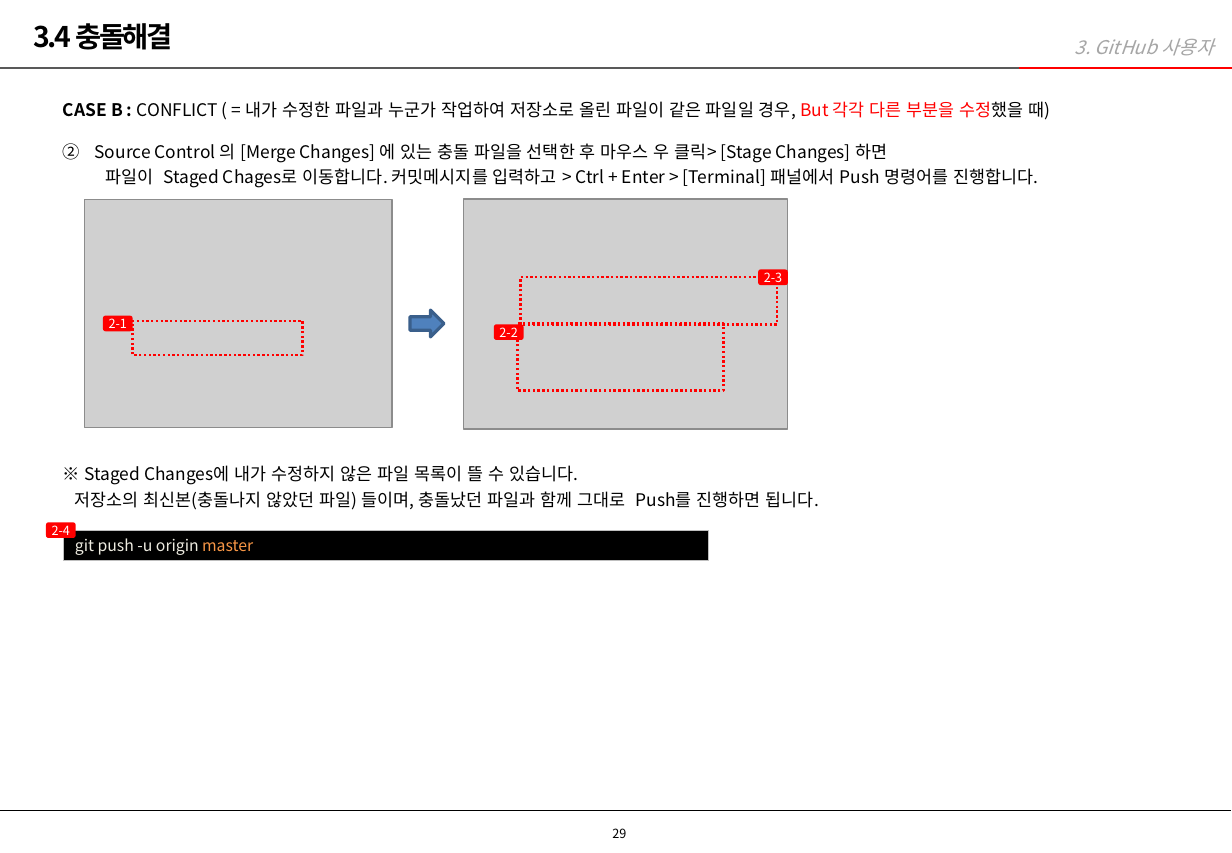
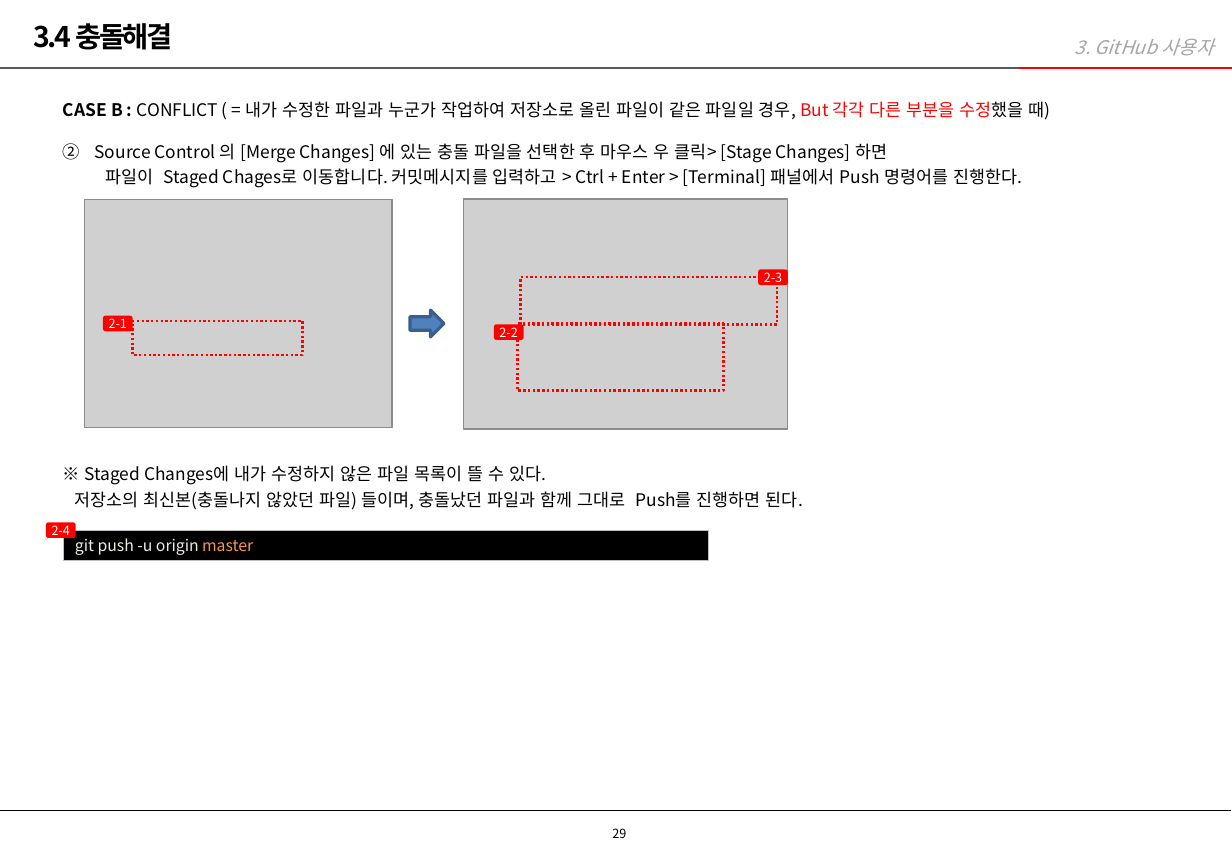
Before and after one commit to taranuxd/intro, a slide deck: slide 29 of 타란유엑스디_GitHub_사용가이드.pptx. Drawn at 1232x853 pixels with LibreOffice and Linux fonts; fonts in the diff are those of the drawing; grey boxes stand for pictures; background and template pictures are left out. Boxes give left, top, right and bottom in pixels: in the first picture for what was removed or moved away, otherwise in the second. Text is boxed around its words. In the diff, an @@ line names an element or a change of style, - is before the commit and + after.

```diff
--- a/타란유엑스디_GitHub_사용가이드.pptx
+++ b/타란유엑스디_GitHub_사용가이드.pptx
@@ text at bbox=[95, 143, 1022, 188]: text changed @@
-  2. Source Control 의 [Merge Changes] 에 있는 충돌 파일을 선택한 후 마우스 우 클릭> [Stage Changes] 하면
-     파일이 Staged Chages로 이동합니다. 커밋메시지를 입력하고 > Ctrl + Enter > [Terminal] 패널에서 Push 명령어를 진행합니다.
+  2. Source Control 의 [Merge Changes] 에 있는 충돌 파일을 선택한 후 마우스 우 클릭> [Stage Changes] 하면
+     파일이 Staged Chages로 이동합니다. 커밋메시지를 입력하고 > Ctrl + Enter > [Terminal] 패널에서 Push 명령어를 진행한다.
@@ text at bbox=[75, 465, 803, 510]: text changed @@
-  ※ Staged Changes에 내가 수정하지 않은 파일 목록이 뜰 수 있습니다.
-  저장소의 최신본(충돌나지 않았던 파일) 들이며, 충돌났던 파일과 함께 그대로 Push를 진행하면 됩니다.
+  ※ Staged Changes에 내가 수정하지 않은 파일 목록이 뜰 수 있다.
+  저장소의 최신본(충돌나지 않았던 파일) 들이며, 충돌났던 파일과 함께 그대로 Push를 진행하면 된다.
```
Also in this commit, not shown: 11 other slides changed.
